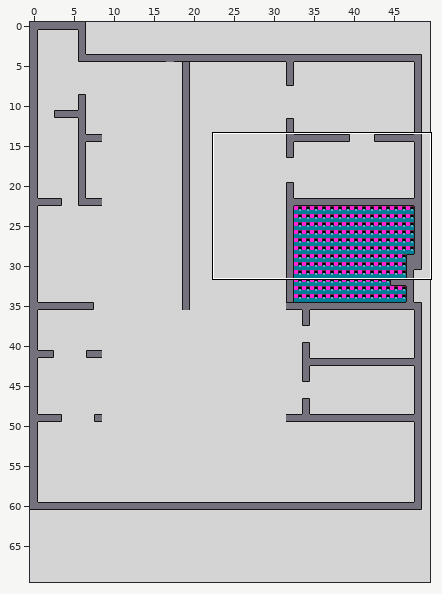
One commit to this Tiled map: assets/data/mapTest.tmx. The picture above shows the old version from afar; the outline marks the close-up.
Close-up. Before the commit:
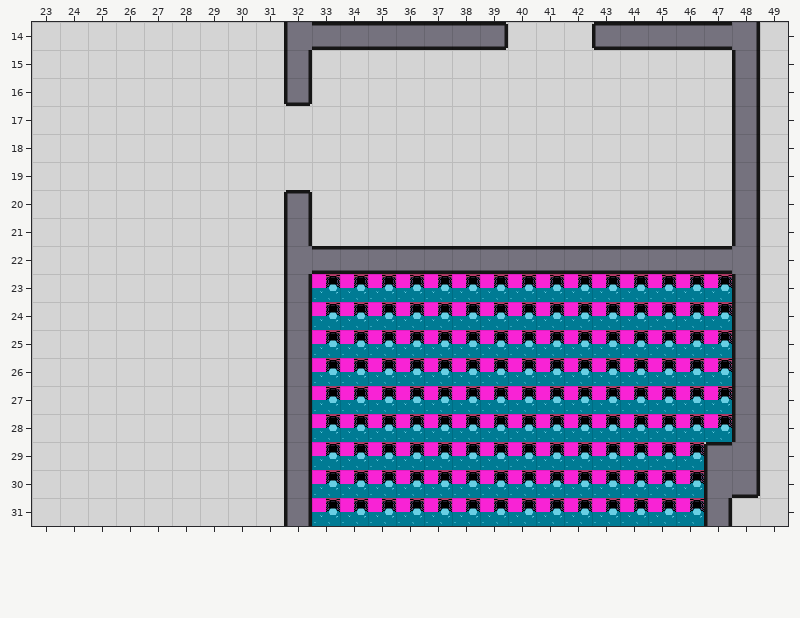
Cells are 32x32 px. Shown: x 23..49, y 14..31. The commit also changed other parts of the map, which this record leaves out.
Once edited:
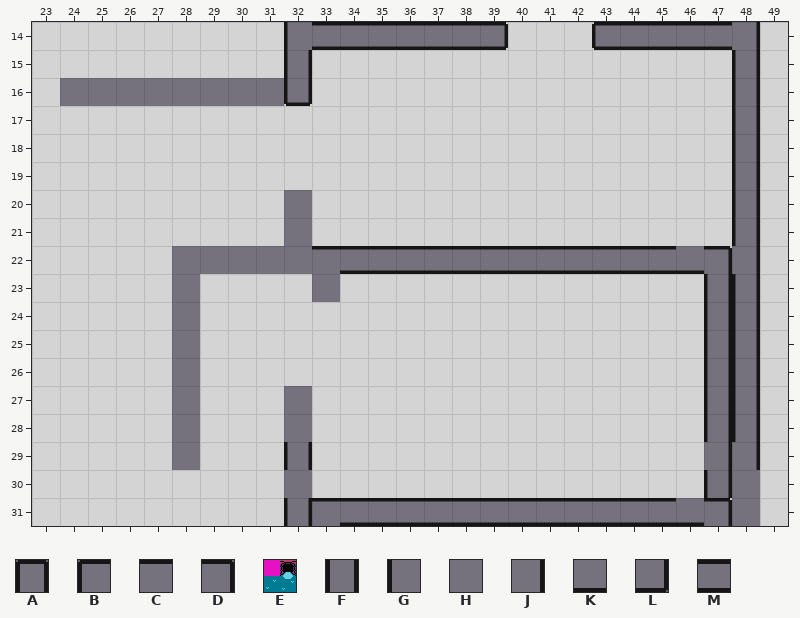
Key: from "goodTiles": A 2, B 3, C 4, D 5, E 9, F 11, G 12, H 13, J 14, K 22, L 23, M 31.
_ is an empty cell.
Tiles replaced or removed in this view: A, B, E, F, G, L, M.
The exact change:
Changed rows in their new state; . is an unchanged cell.
Layer "Foreground":
first column x 24:
16 HHHHHHHH
first column x 28:
20 ....H................
21 ....H................
22 HHHHHC............KD.
23 H..._H_____________F.
24 H..._______________F.
25 H..._______________F.
26 H..._______________F.
27 H...H______________F.
28 H...H______________F.
29 H....______________J.
30 ....H______________FH
31 .....CMMMMMMMMMMMMKDH
